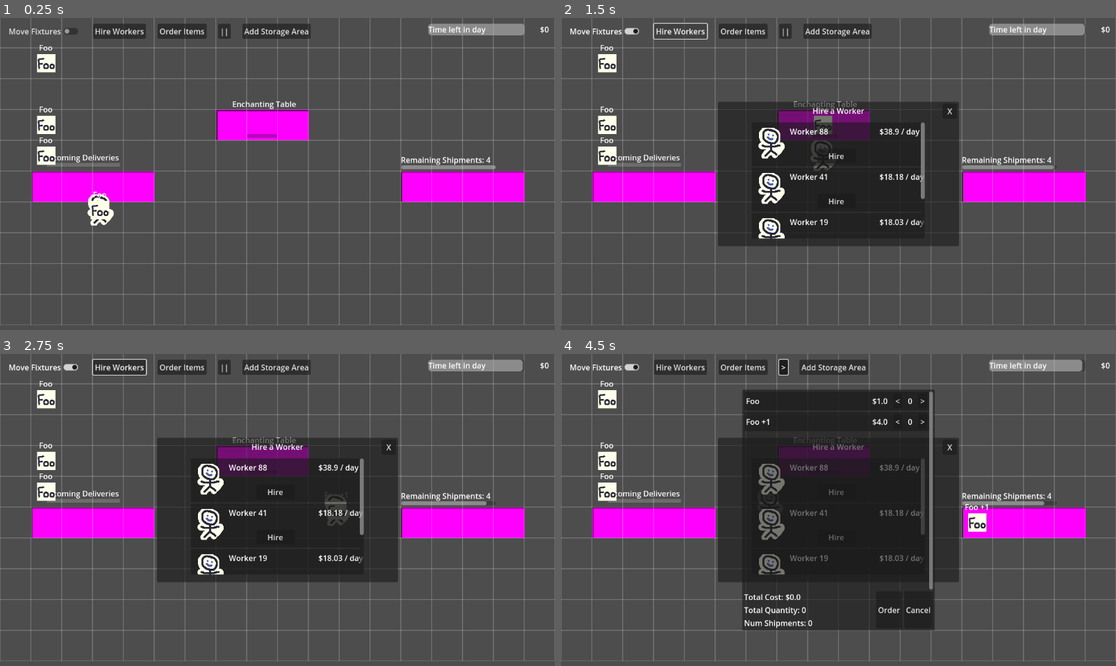
Above: before the commit, frames 1-4 (two rows, left to right).
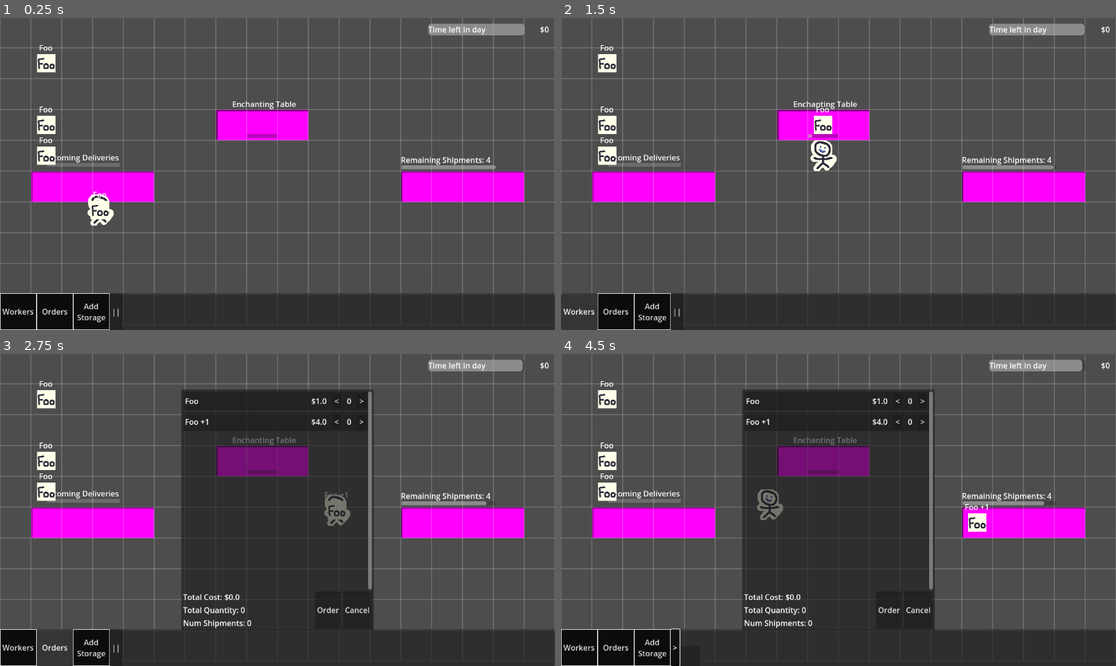
Above: after the commit, the same moments.

Repository: wpuerner/fantasy_factory
Game: Godot game, scene res://scenes/main.tscn
Same seed, same stepped clock (60 frames per second), same inputs: the game is played once before the commit and once after it.
Inputs (mouse positions are in pixels of both pictures, inside the frame that each line leads up to):
- Up to frame 1 (0.25 s): no input
- Up to frame 2 (1.5 s): click (605, 30) at 0.5 s, where only the run before the commit has a clickable "Move Fixtures"; click "Hire Workers" (after the commit: "Workers") at 1.25 s
- Up to frame 3 (2.75 s): click (55, 647) at 2 s, where only the run after the commit has a clickable "Orders"
- Up to frame 4 (4.5 s): click (744, 366) at 2.75 s, where only the run before the commit has a clickable "Order Items"; click (649, 647) at 3.5 s, where only the run after the commit has a clickable "Add Storage"; click "||" at 4.25 s

The runs differ from the first frame. In frame 1, 13% of the frame differs, in the area x 0-100%, y 1-100%; in frame 2, 32%; in frame 3, 30%; in frame 4, 20%.

Commit message:
tool bar, refactor storage area

Diff:
--- a/scenes/main.gd
+++ b/scenes/main.gd
@@ -64,9 +64,6 @@
 	worker.global_position = Vector2(200, 200)
 	add_child(worker)
 
-func _on_order_items_button_pressed():
-	order_items_window.open()
-
 func _on_day_timer_timeout():
 	get_tree().paused = true
 	end_of_day_window.open()
@@ -77,6 +74,8 @@
 func _on_end_of_day_window_bankrupted():
 	bankrupt_label.open()
 
+func _on_orders_button_pressed():
+	order_items_window.open()
 
-func _on_storage_areas_button_pressed():
+func _on_add_storage_button_pressed():
 	storage_area_tool_mode.toggle_placing()
--- a/scenes/main.tscn
+++ b/scenes/main.tscn
@@ -7,6 +7,7 @@
 [ext_resource type="PackedScene" uid="uid://du28nqtidimew" path="res://scenes/enchanting_table/enchanting_table.tscn" id="4_tipki"]
 [ext_resource type="PackedScene" uid="uid://n8dcgmqgxbax" path="res://scenes/ui/pause_button/pause_button.tscn" id="6_a8y0u"]
 [ext_resource type="PackedScene" uid="uid://cyqxyl3ur7jeq" path="res://scenes/ui/worker_details_window/worker_details_window.tscn" id="6_choun"]
+[ext_resource type="PackedScene" uid="uid://b410xnnclp3ff" path="res://scenes/ui/tool_bar/tool_bar_button.tscn" id="7_0ld40"]
 [ext_resource type="PackedScene" uid="uid://hsbtb6jwcefo" path="res://scenes/world/overlay/world_overlay_tile_map_layer.tscn" id="7_85g3d"]
 [ext_resource type="PackedScene" uid="uid://0wbk46g5vayk" path="res://scenes/ui/order_items_window/order_items_window.tscn" id="7_choun"]
 [ext_resource type="PackedScene" uid="uid://cv1bqlq7xfhkp" path="res://scenes/ui/new_worker_window/new_worker_window.tscn" id="7_tipki"]
@@ -84,35 +85,33 @@
 layout_mode = 2
 text = "$0"
 
-[node name="MarginContainer2" type="MarginContainer" parent="SubViewport"]
-offset_right = 40.0
-offset_bottom = 40.0
-theme_override_constants/margin_left = 12
-theme_override_constants/margin_top = 12
+[node name="ToolBar" type="PanelContainer" parent="SubViewport"]
+custom_minimum_size = Vector2(0, 76)
+anchors_preset = 12
+anchor_top = 1.0
+anchor_right = 1.0
+anchor_bottom = 1.0
+offset_top = -31.0
+grow_horizontal = 2
+grow_vertical = 0
 
-[node name="HBoxContainer" type="HBoxContainer" parent="SubViewport/MarginContainer2"]
+[node name="HBoxContainer" type="HBoxContainer" parent="SubViewport/ToolBar"]
 layout_mode = 2
-theme_override_constants/separation = 24
+theme_override_constants/separation = 0
 
-[node name="CheckButton" type="CheckButton" parent="SubViewport/MarginContainer2/HBoxContainer"]
-layout_mode = 2
-text = "Move Fixtures"
-
-[node name="HireWorkersButton" type="Button" parent="SubViewport/MarginContainer2/HBoxContainer"]
-layout_mode = 2
-text = "Hire Workers"
-
-[node name="OrderItemsButton" type="Button" parent="SubViewport/MarginContainer2/HBoxContainer"]
-process_mode = 3
-layout_mode = 2
-text = "Order Items"
-
-[node name="PauseButton" parent="SubViewport/MarginContainer2/HBoxContainer" instance=ExtResource("6_a8y0u")]
+[node name="HireWorkersButton" parent="SubViewport/ToolBar/HBoxContainer" instance=ExtResource("7_0ld40")]
 layout_mode = 2
 
-[node name="StorageAreasButton" type="Button" parent="SubViewport/MarginContainer2/HBoxContainer"]
+[node name="OrdersButton" parent="SubViewport/ToolBar/HBoxContainer" instance=ExtResource("7_0ld40")]
 layout_mode = 2
-text = "Add Storage Area"
+text = "Orders"
+
+[node name="AddStorageButton" parent="SubViewport/ToolBar/HBoxContainer" instance=ExtResource("7_0ld40")]
+layout_mode = 2
+text = "Add Storage"
+
+[node name="PauseButton" parent="SubViewport/ToolBar/HBoxContainer" instance=ExtResource("6_a8y0u")]
+layout_mode = 2
 
 [node name="StorageAreaContextPopup" parent="SubViewport" instance=ExtResource("17_popup")]
 
@@ -162,10 +161,8 @@
 [node name="StorageAreaPainter" parent="." instance=ExtResource("16_painter")]
 
 [connection signal="timeout" from="DayTimer" to="." method="_on_day_timer_timeout"]
-[connection signal="toggled" from="SubViewport/MarginContainer2/HBoxContainer/CheckButton" to="." method="_on_check_button_toggled"]
-[connection signal="pressed" from="SubViewport/MarginContainer2/HBoxContainer/HireWorkersButton" to="." method="_on_hire_workers_button_pressed"]
-[connection signal="pressed" from="SubViewport/MarginContainer2/HBoxContainer/OrderItemsButton" to="." method="_on_order_items_button_pressed"]
-[connection signal="pressed" from="SubViewport/MarginContainer2/HBoxContainer/StorageAreasButton" to="." method="_on_storage_areas_button_pressed"]
+[connection signal="pressed" from="SubViewport/ToolBar/HBoxContainer/OrdersButton" to="." method="_on_orders_button_pressed"]
+[connection signal="pressed" from="SubViewport/ToolBar/HBoxContainer/AddStorageButton" to="." method="_on_add_storage_button_pressed"]
 [connection signal="worker_hired" from="SubViewport/NewWorkerWindow" to="." method="_on_new_worker_window_worker_hired"]
 [connection signal="bankrupted" from="SubViewport/EndOfDayWindow" to="." method="_on_end_of_day_window_bankrupted"]
 [connection signal="day_was_started" from="SubViewport/EndOfDayWindow" to="." method="_on_end_of_day_window_day_was_started"]
--- a/scenes/seller/seller.gd
+++ b/scenes/seller/seller.gd
@@ -3,6 +3,7 @@
 @export var timer: Timer
 @export var progress_bar: ProgressBar
 @export var label: Label
+@export var storage_area: StorageArea
 
 @onready var money_resource = preload("res://resources/money/money_resource.tres")
 
@@ -28,7 +29,7 @@
 	progress_bar.value = timer.time_left
 
 func _on_timer_timeout():
-	for cell in $StorageArea.cells:
+	for cell in storage_area.storage_cells:
 		var item = cell.pop_item()
 		if item:
 			money_resource.add_amount(item.value)
--- a/scenes/seller/seller.tscn
+++ b/scenes/seller/seller.tscn
@@ -6,12 +6,13 @@
 
 [sub_resource type="ShaderMaterial" id="ShaderMaterial_jbauy"]
 
-[node name="Seller" type="Node2D" node_paths=PackedStringArray("timer", "progress_bar", "label") groups=["day_aware"]]
+[node name="Seller" type="Node2D" node_paths=PackedStringArray("timer", "progress_bar", "label", "storage_area") groups=["day_aware"]]
 material = SubResource("ShaderMaterial_jbauy")
 script = ExtResource("1_jbauy")
 timer = NodePath("Timer")
 progress_bar = NodePath("ProgressBar")
 label = NodePath("TempGameObjectLabel")
+storage_area = NodePath("StorageArea")
 
 [node name="StorageArea" parent="." instance=ExtResource("3_lxjeu")]
 width = 4
--- a/scenes/storage_area/storage_area.gd
+++ b/scenes/storage_area/storage_area.gd
@@ -11,7 +11,6 @@
 @export var storage_areas_resource: StorageAreasResource
 
 var storage_cells: Array[StorageAreaCell] = []
-
 
 class StorageAreaCell:
 	signal item_was_popped()
--- /dev/null
+++ b/scenes/ui/tool_bar/tool_bar_button.gd
@@ -0,0 +1 @@
+class_name ToolBarButton extends Button
--- /dev/null
+++ b/scenes/ui/tool_bar/tool_bar_button.tscn
@@ -0,0 +1,22 @@
+[gd_scene load_steps=3 format=3 uid="uid://b410xnnclp3ff"]
+
+[ext_resource type="Script" uid="uid://0ussfjvk0a44" path="res://scenes/ui/tool_bar/tool_bar_button.gd" id="1_21ogl"]
+
+[sub_resource type="StyleBoxFlat" id="StyleBoxFlat_h4x5b"]
+bg_color = Color(0.047557652, 0.047557652, 0.047557607, 1)
+border_width_left = 1
+border_width_top = 1
+border_width_right = 1
+border_width_bottom = 1
+border_color = Color(1, 1, 1, 1)
+
+[node name="HireWorkersButton" type="Button"]
+clip_contents = true
+custom_minimum_size = Vector2(76, 0)
+offset_right = 64.0
+offset_bottom = 31.0
+theme_override_styles/normal = SubResource("StyleBoxFlat_h4x5b")
+text = "Workers"
+autowrap_mode = 2
+clip_text = true
+script = ExtResource("1_21ogl")
Not shown: 1 places in scenes/main.tscn that only renumber resources
Not shown, added: scenes/ui/tool_bar/tool_bar_button.gd.uid
